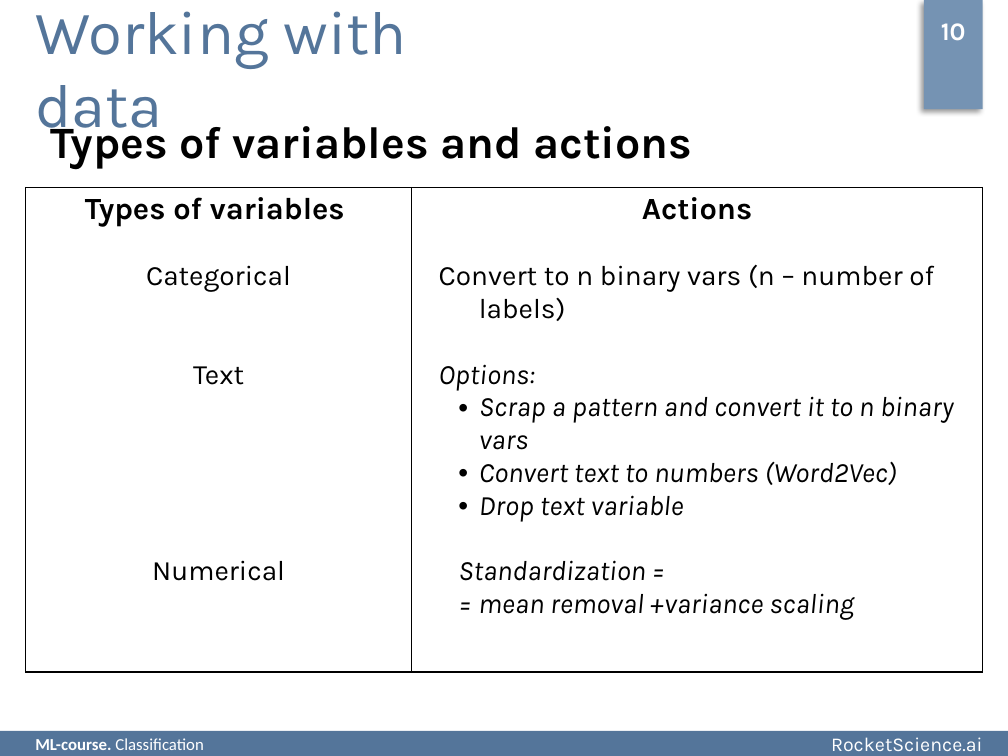
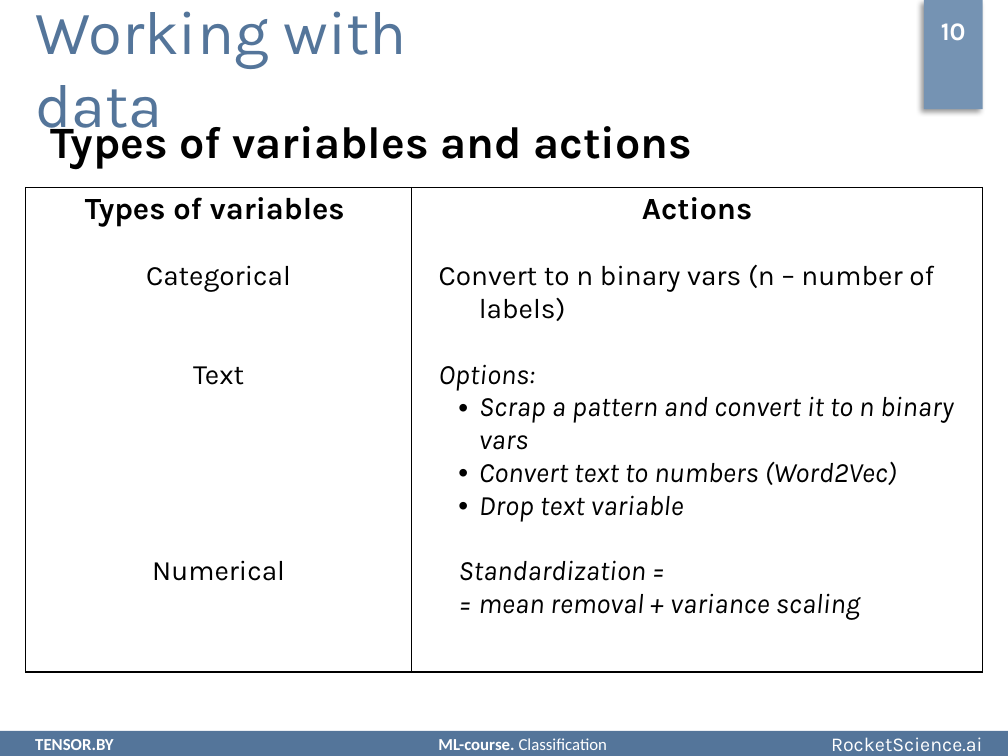
Before and after one commit to rjaffk/tensorby, a slide deck: slide 10 of lecture_classification/presentation/lecture_classification.pptx. Drawn at 1008x756 pixels with LibreOffice and Linux fonts; fonts in the diff are those of the drawing; background and template pictures are left out. Boxes give left, top, right and bottom in pixels: in the first picture for what was removed or moved away, otherwise in the second. Text is boxed around its words. In the diff, an @@ line names an element or a change of style, - is before the commit and + after.

```diff
--- a/lecture_classification/presentation/lecture_classification.pptx
+++ b/lecture_classification/presentation/lecture_classification.pptx
@@ table at [26,187,983,672] @@
-row 1, column 2: Actions / Convert to n binary vars (n – number of labels) / Options: / Scrap a pattern and convert it to n binary vars / Convert text to numbers (Word2Vec) / Drop text variable / Standardization = = mean removal +variance scaling
+row 1, column 2: Actions / Convert to n binary vars (n – number of labels) / Options: / Scrap a pattern and convert it to n binary vars / Convert text to numbers (Word2Vec) / Drop text variable / Standardization = = mean removal + variance scaling
@@ text at [35,738,607,750]: text changed; bold on @@
-ML-course. Classification
+TENSOR.BY ML-course. Classification
```
Also in this commit, not shown: 24 other slides changed, 3 other files.
